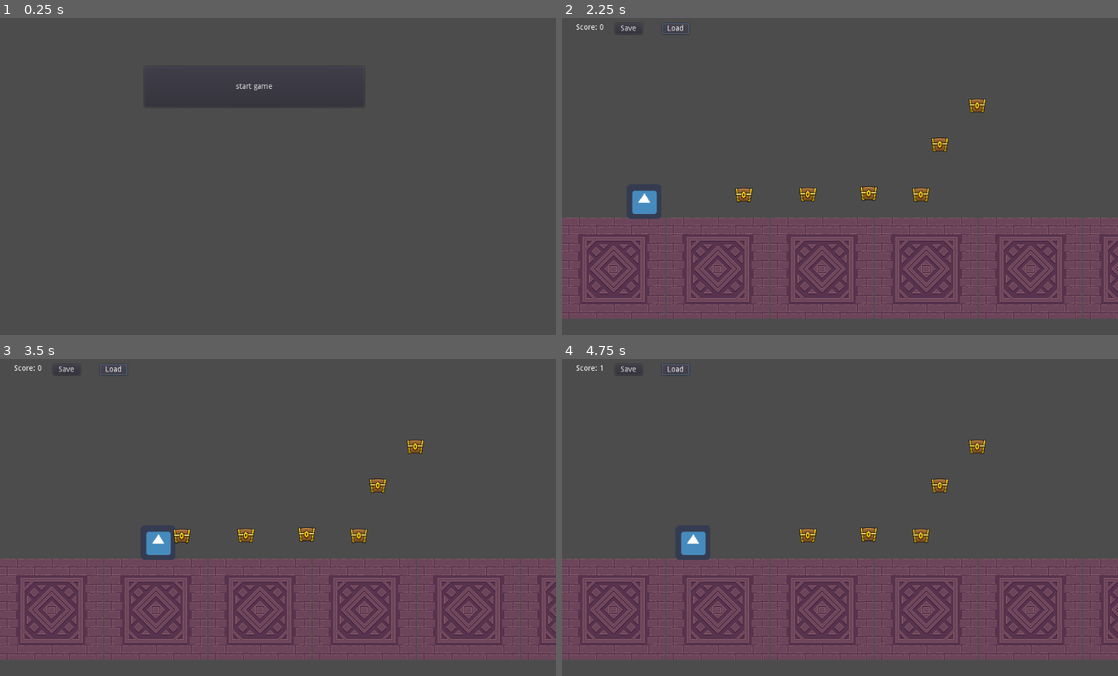
Above: before the commit, frames 1-4 (two rows, left to right).
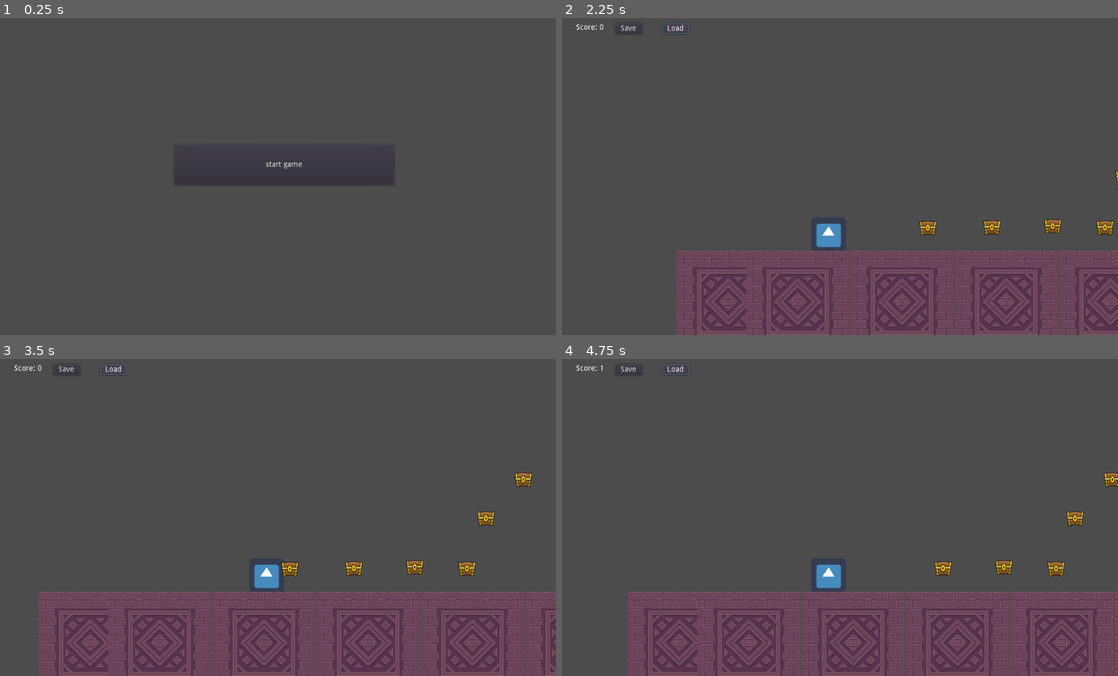
Above: after the commit, the same moments.

Repository: spookybear/Godot_game-template_2D
Game: Godot game, scene res://TitleScreen.tscn
Same seed, same stepped clock (60 frames per second), same inputs: the game is played once before the commit and once after it. The engine's default icon, where the game draws it, is replaced by a stand-in: a white triangle on a blue panel in a dark square.
Inputs:
- Up to frame 1 (0.25 s): no input
- Up to frame 2 (2.25 s): click "start game" at 0.5 s; click "Save" at 1.25 s; click "Load" at 2 s
- Up to frame 3 (3.5 s): hold Right (ui_right) from 2.78 s (still down)
- Up to frame 4 (4.75 s): release Right (ui_right) at 3.53 s; hold Left (ui_left) 3.53-4.28 s; hold Right (ui_right) from 4.28 s (still down)

The runs differ from the first frame. In frame 1, 0.3% of the frame differs, in the area x 28-69%, y 20-53%; in frame 2, 22%, in the area x 0-100%, y 25-100%; in frame 3, 21%; in frame 4, 21%.

Commit message:
player position fix

Diff:
--- a/Global.gd
+++ b/Global.gd
@@ -2,8 +2,11 @@
 signal collect
 signal load_score
 signal save_game
-signal save_score
-signal load_room
+signal save_player
+signal load_player
+signal save_coin
+signal load_coin
+
 
 #script location--project settings--autoload
 func _ready() -> void:
--- a/HUD.gd
+++ b/HUD.gd
@@ -1,8 +1,10 @@
 extends CanvasLayer
+
 #script location--project settings--autoload
-var score = 0
+onready var score = 0
 
 func _ready() -> void:
+
 	pass
 func _input(event: InputEvent) -> void:
 	Global.connect("collect",self,"update")
@@ -41,3 +43,14 @@
 
 	print(score)
 	file.close()
+
+func _on_save_pressed() -> void:
+	Global.emit_signal("save_player")
+	Global.emit_signal("save_coin")
+	save_game()
+
+
+func _on_load_pressed() -> void:
+	Global.emit_signal("load_player")
+	Global.emit_signal("load_coin")
+	load_save_file()
--- a/HUD.tscn
+++ b/HUD.tscn
@@ -1,10 +1,11 @@
-[gd_scene load_steps=4 format=2]
+[gd_scene load_steps=2 format=2]
 
 [ext_resource path="res://HUD.gd" type="Script" id=1]
-[ext_resource path="res://save.gd" type="Script" id=2]
-[ext_resource path="res://load.gd" type="Script" id=3]
 
 [node name="HUD" type="CanvasLayer"]
+layer = 0
+offset = Vector2( -300, 0 )
+transform = Transform2D( 1, 0, 0, 1, -300, 0 )
 script = ExtResource( 1 )
 
 [node name="score" type="Label" parent="."]
@@ -23,7 +24,6 @@
 margin_right = 148.0
 margin_bottom = 45.0
 text = "Save"
-script = ExtResource( 2 )
 __meta__ = {
 "_edit_use_anchors_": false
 }
@@ -34,6 +34,8 @@
 margin_right = 234.0
 margin_bottom = 45.0
 text = "Load"
-script = ExtResource( 3 )
-[connection signal="pressed" from="save" to="save" method="_on_save_pressed"]
-[connection signal="pressed" from="load" to="load" method="_on_load_pressed"]
+__meta__ = {
+"_edit_use_anchors_": false
+}
+[connection signal="pressed" from="save" to="." method="_on_save_pressed"]
+[connection signal="pressed" from="load" to="." method="_on_load_pressed"]
--- a/Player.gd
+++ b/Player.gd
@@ -4,23 +4,15 @@
 var coins = 0
 const SPEED = 200
 const GRAVITY = 75
-const JUMPFORCE = -1700
-onready var animation = $AnimatedSprite
+func _input(event: InputEvent) -> void:
+	Global.connect("load_player",self,"load_game")
+	Global.connect("save_player",self,"save")
+
 func _process(delta: float) -> void:
 		velocity.y = velocity.y + GRAVITY
 		velocity = move_and_slide(velocity,Vector2.UP)
 		velocity.x = lerp(velocity.x,0,0.1)
-func save():
-	var save_dict = {
-		"filename" : get_filename(),
-		"parent" : get_parent().get_path(),
-		"pos_x" : position.x, # Vector2 is not supported by JSON
-		"pos_y" : position.y,
-#		"speed" : speed,
-#		"direction_x" : direction.x,
-#		"direction_y" : direction.y
-	}
-	return save_dict
+
 
 
 func _physics_process(delta):
@@ -28,12 +20,32 @@
 
 	if Input.is_action_pressed("ui_right"):
 		velocity.x = SPEED
-#		$AnimatedSprite.play("run")
-#		$AnimatedSprite.flip_h = false
 
 	elif Input.is_action_pressed("ui_left"):
 		velocity.x = - SPEED
-#		$AnimatedSprite.play("run")
-#		$AnimatedSprite.flip_h = true
-#	else:
-#		$AnimatedSprite.play("idle")
+
+func to_dictionary():
+	return {
+		"position" : [position.x, position.y],
+
+		}
+func from_dictionary(data):
+	position = Vector2(data.position[0], data.position[1])
+
+#
+func save():
+	var data = {
+		"player" : to_dictionary(),
+		}
+	var file = File.new()
+	file.open("user://save_position.save", File.WRITE)
+	var json = to_json(data)
+	file.store_line(json)
+	file.close()
+
+func load_game():
+	var file = File.new()
+	file.open("user://save_position.save", File.READ)
+	var data = parse_json(file.get_as_text())
+	file.close()
+	from_dictionary(data.player)
--- a/Player.tscn
+++ b/Player.tscn
@@ -6,9 +6,7 @@
 [sub_resource type="RectangleShape2D" id=1]
 extents = Vector2( 30.1794, 30.0195 )
 
-[node name="Player" type="KinematicBody2D" groups=[
-"Persist",
-]]
+[node name="Player" type="KinematicBody2D"]
 script = ExtResource( 1 )
 
 [node name="CollisionShape2D" type="CollisionShape2D" parent="."]
--- a/TitleScreen.gd
+++ b/TitleScreen.gd
@@ -1,7 +1,9 @@
 extends Control
-onready var hud = get_node("/root/Hud")
+
+
 func _ready() -> void:
-	hud.offset.x = -300
+
+
 	pass
 
 func _on_start_game_pressed() -> void:
--- a/TitleScreen.tscn
+++ b/TitleScreen.tscn
@@ -11,10 +11,10 @@
 }
 
 [node name="start game" type="Button" parent="."]
-margin_left = 265.872
-margin_top = 104.652
-margin_right = 670.872
-margin_bottom = 179.652
+margin_left = 321.026
+margin_top = 248.902
+margin_right = 726.026
+margin_bottom = 323.902
 text = "start game"
 __meta__ = {
 "_edit_use_anchors_": false
--- a/load.gd
+++ /dev/null
@@ -1,10 +0,0 @@
-extends Button
-
-
-func _ready() -> void:
-	pass
-
-
-func _on_load_pressed() -> void:
-	Global.emit_signal("load_room")
-	Global.emit_signal("load_score")
--- a/project.godot
+++ b/project.godot
@@ -21,8 +21,20 @@
 
 [autoload]
 
-Hud="*res://HUD.tscn"
 Global="*res://Global.gd"
+
+[input]
+
+right={
+"deadzone": 0.5,
+"events": [ Object(InputEventKey,"resource_local_to_scene":false,"resource_name":"","device":0,"alt":false,"shift":false,"control":false,"meta":false,"command":false,"pressed":false,"scancode":16777233,"unicode":0,"echo":false,"script":null)
+ ]
+}
+left={
+"deadzone": 0.5,
+"events": [ Object(InputEventKey,"resource_local_to_scene":false,"resource_name":"","device":0,"alt":false,"shift":false,"control":false,"meta":false,"command":false,"pressed":false,"scancode":16777231,"unicode":0,"echo":false,"script":null)
+ ]
+}
 
 [rendering]
 
--- a/save.gd
+++ /dev/null
@@ -1,10 +0,0 @@
-extends Button
-
-
-func _ready() -> void:
-	pass
-
-
-func _on_save_pressed() -> void:
-	Global.emit_signal("save_game")
-	Global.emit_signal("save_score")
--- a/world.gd
+++ b/world.gd
@@ -1,13 +1,13 @@
 extends Node2D
-onready var hud = get_node("/root/Hud")
+onready var hud = get_node("/root/world/Hud")
 
 
 func _ready():
 	hud.offset.x = 0
 	pass
 func _input(event: InputEvent) -> void:
-	Global.connect("save_game",self,"save_room")
-	Global.connect("load_room",self,"load_room")
+	Global.connect("save_coin",self,"save_room")
+	Global.connect("load_coin",self,"load_room")
 
 
 func load_room():
@@ -68,12 +68,3 @@
 		print(node_data)
 
 	save_game.close()
-
-
-func _on_save_pressed() -> void:
-	save_room()
-
-
-func _on_load_pressed() -> void:
-	Global.emit_signal("load_score")
-	load_room()
--- a/world.tscn
+++ b/world.tscn
@@ -1,5 +1,6 @@
-[gd_scene load_steps=7 format=2]
+[gd_scene load_steps=8 format=2]
 
+[ext_resource path="res://HUD.tscn" type="PackedScene" id=1]
 [ext_resource path="res://coin.tscn" type="PackedScene" id=2]
 [ext_resource path="res://Player.tscn" type="PackedScene" id=3]
 [ext_resource path="res://TempleTIles.png" type="Texture" id=4]
@@ -34,6 +35,8 @@
 [node name="world" type="Node2D"]
 script = ExtResource( 6 )
 
+[node name="Hud" parent="." instance=ExtResource( 1 )]
+
 [node name="Player" parent="." instance=ExtResource( 3 )]
 position = Vector2( 151.466, 275.306 )
 
@@ -64,3 +67,9 @@
 
 [node name="coin6" parent="." instance=ExtResource( 2 )]
 position = Vector2( 764.984, 175.255 )
+
+[node name="coin7" parent="." instance=ExtResource( 2 )]
+position = Vector2( 884.825, 211.332 )
+
+[node name="coin8" parent="." instance=ExtResource( 2 )]
+position = Vector2( 1186.5, 334.137 )
Not shown, removed: README.md
